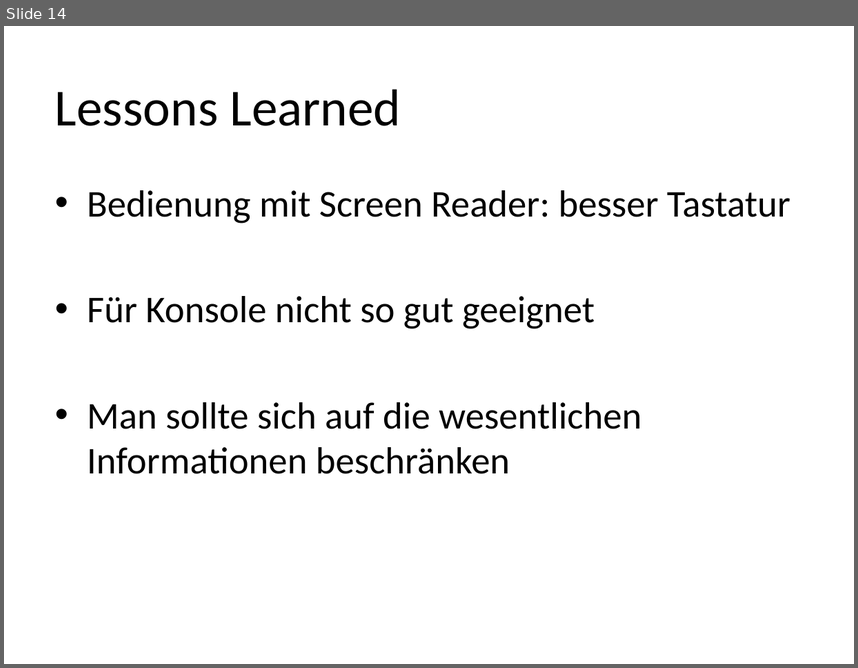
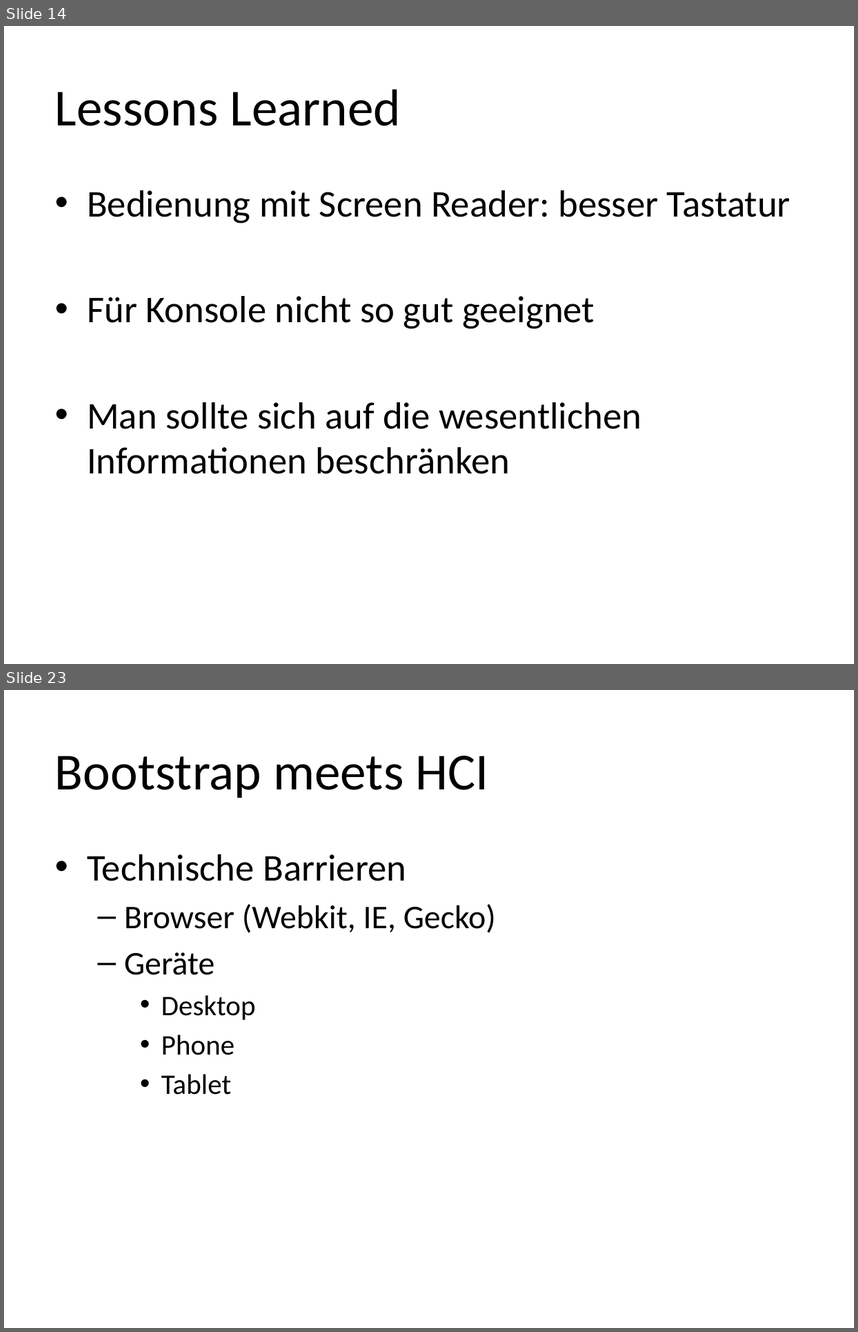
Before and after one commit to Capoot/hci, a slide deck: screenreader.pptx. Shown one above the other, each under a label of ours: slide 14 before the commit, slides 14 and 23 after it; the slides between them are not shown. The pictures are 858x668 and 858x1332 pixels, drawn with LibreOffice and Linux fonts; fonts in the diff are those of the drawing. Boxes give left, top, right and bottom in pixels: in the first picture for what was removed or moved away, otherwise in the second. Text is boxed around its words. In the diff, an @@ line names an element or a change of style, - is before the commit and + after.

Commit message:
added bootstrap

```diff
--- a/screenreader.pptx
+++ b/screenreader.pptx
@@ slide 23 added at bbox=[4, 690, 854, 1328], background #FFFFFF @@
@@ title added at bbox=[55, 756, 489, 798], 44 pt, text #000000 @@
+Bootstrap meets HCI
@@ text added at bbox=[87, 854, 496, 1094], 28 pt, text #000000 @@
+• Technische Barrieren
+  – Browser (Webkit, IE, Gecko)
+  – Geräte
+    • Desktop
+    • Phone
+    • Tablet
```
Also in this commit, not shown: 11 other slides added.
